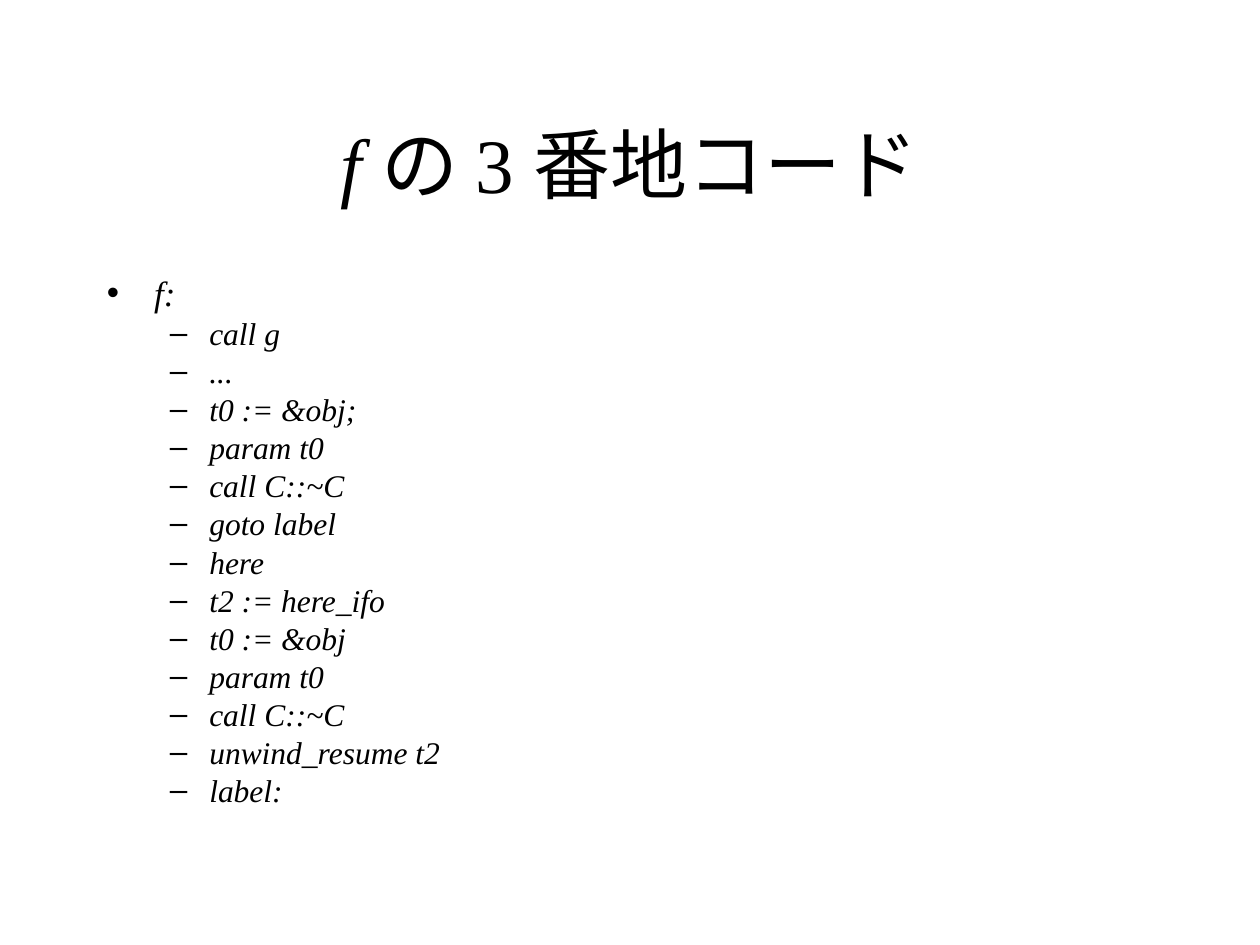
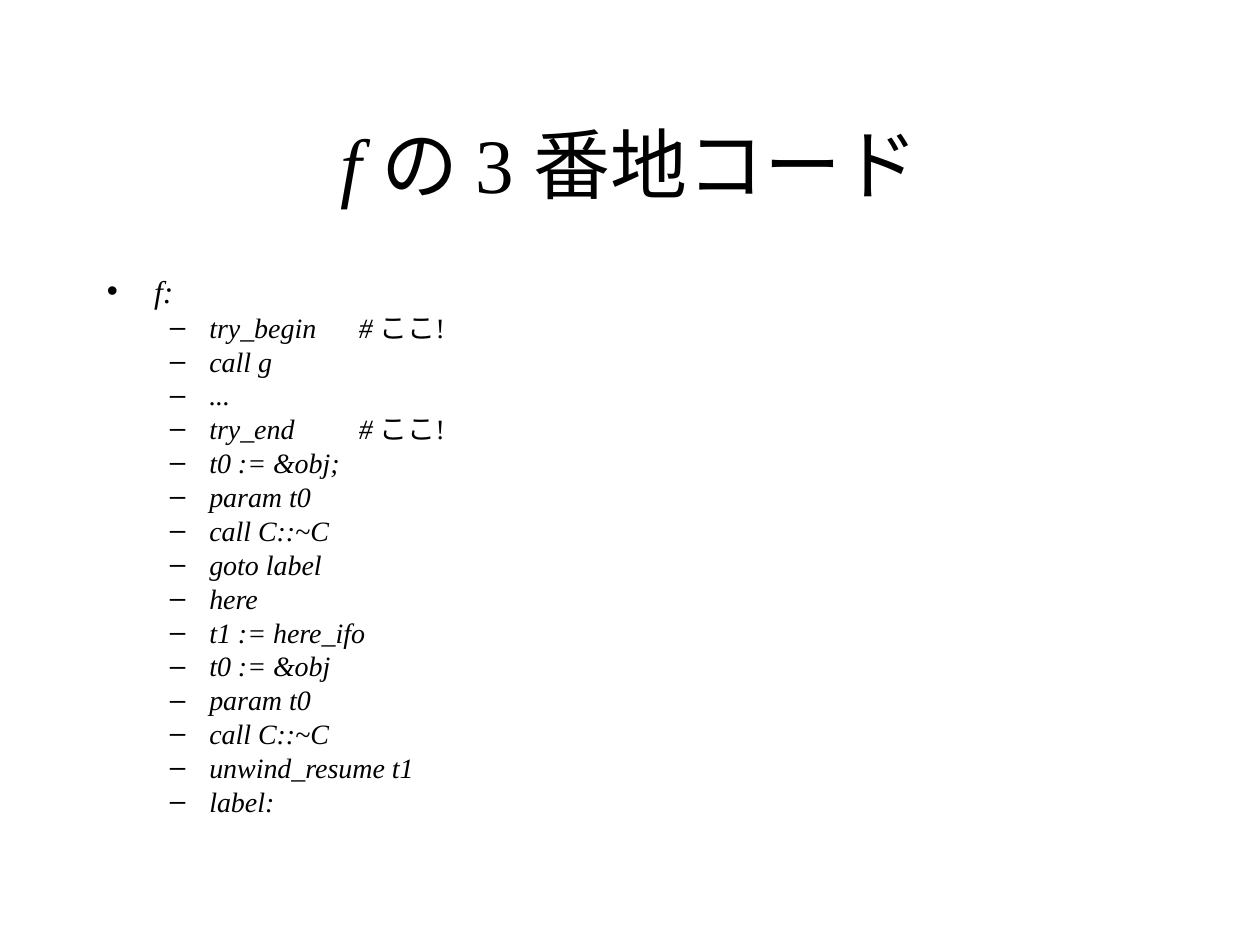
Before and after one commit to KeiHasegawa/cxx_doc, a slide deck: slide 3 of 25_exception_destructor.ppt. Drawn at 1260x945 pixels with LibreOffice and Linux fonts; fonts in the diff are those of the drawing. Boxes give left, top, right and bottom in pixels: in the first picture for what was removed or moved away, otherwise in the second. Text is boxed around its words. In the diff, an @@ line names an element or a change of style, - is before the commit and + after.

```diff
--- a/25_exception_destructor.ppt
+++ b/25_exception_destructor.ppt
@@ text at (154,281,340,813): size 20 to 18 pt in "f:"; size 18 to 16 pt in "call g", "...", "t0 := &obj;", "param t0" and 7 more places @@
@@ text at (209,318,445,343): paragraph added @@
+  – try_begin # ここ!
@@ text at (209,419,445,445): paragraph added @@
+  – try_end # ここ!
@@ text at (209,623,365,648): text changed; size 18 to 16 pt @@
-  – t2 := here_ifo
+  – t1 := here_ifo
@@ text at (209,758,414,782): text changed; size 18 to 16 pt @@
-  – unwind_resume t2
+  – unwind_resume t1
```
Also in this commit, not shown: 1 other slide changed, 3 other files.
